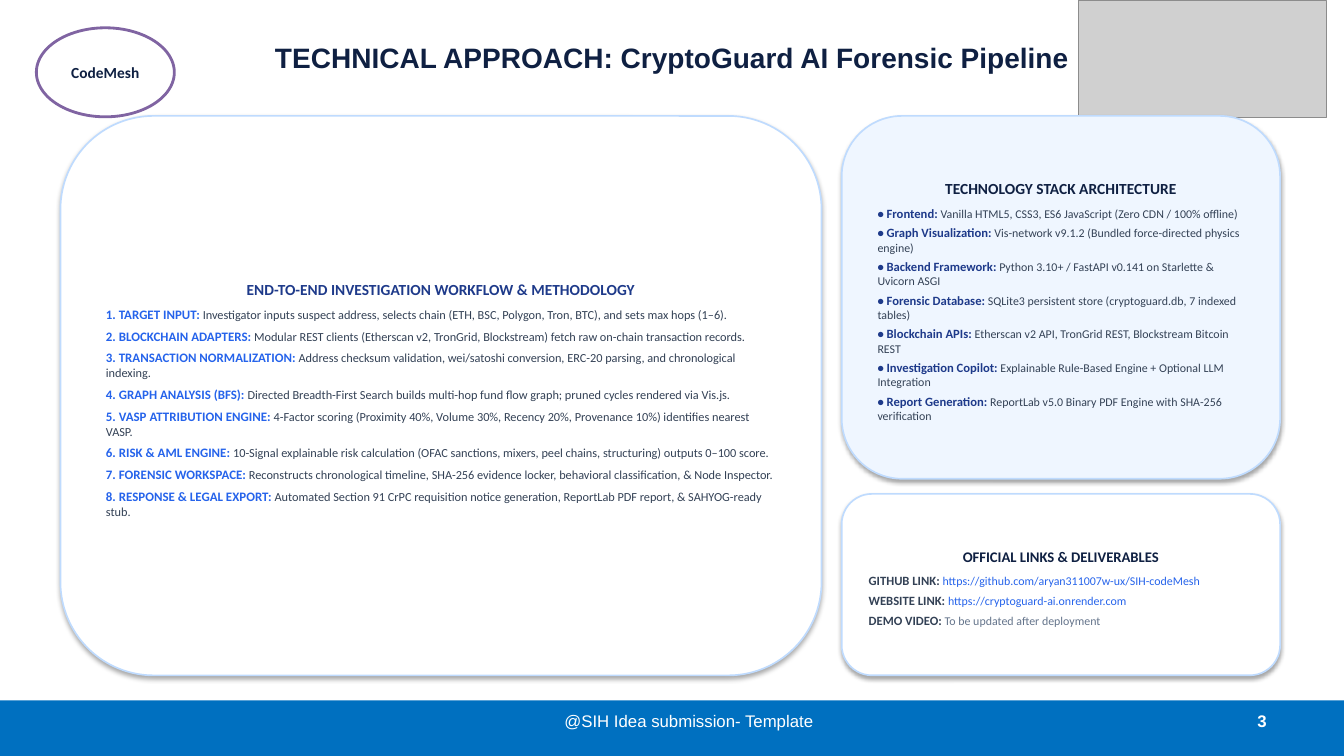
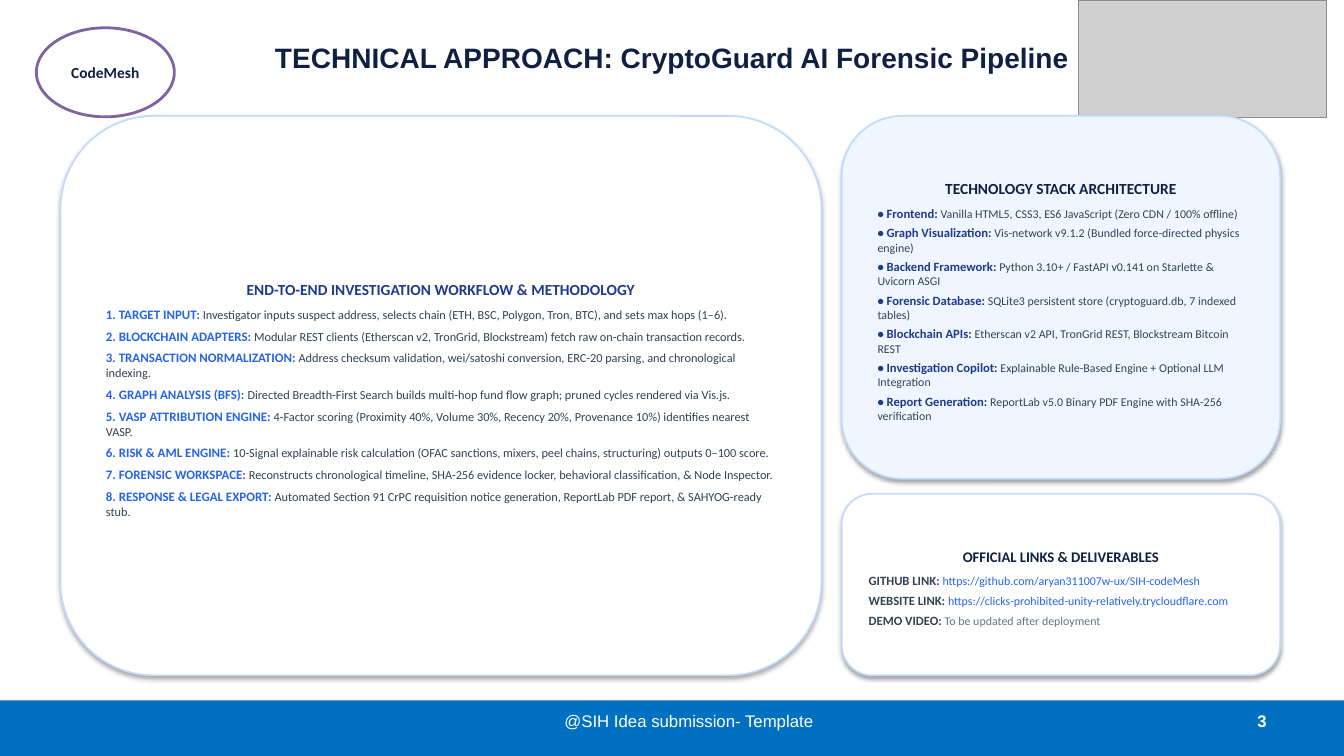
Before and after one commit to aryan311007w-ux/SIH-codeMesh, a slide deck: slide 3 of FINAL_SIH26182_CryptoGuard_AI_6_SLIDE.pptx. Drawn at 1344x756 pixels with LibreOffice and Linux fonts; fonts in the diff are those of the drawing; grey boxes stand for pictures. Boxes give left, top, right and bottom in pixels: in the first picture for what was removed or moved away, otherwise in the second. Text is boxed around its words. In the diff, an @@ line names an element or a change of style, - is before the commit and + after.

```diff
--- a/FINAL_SIH26182_CryptoGuard_AI_6_SLIDE.pptx
+++ b/FINAL_SIH26182_CryptoGuard_AI_6_SLIDE.pptx
@@ text in rounded rectangle at (869, 596, 1228, 607): text changed @@
-WEBSITE LINK: https://cryptoguard-ai.onrender.com
+WEBSITE LINK: https://clicks-prohibited-unity-relatively.trycloudflare.com
```
Also in this commit, not shown: 1 other slide changed, 7 other files.
